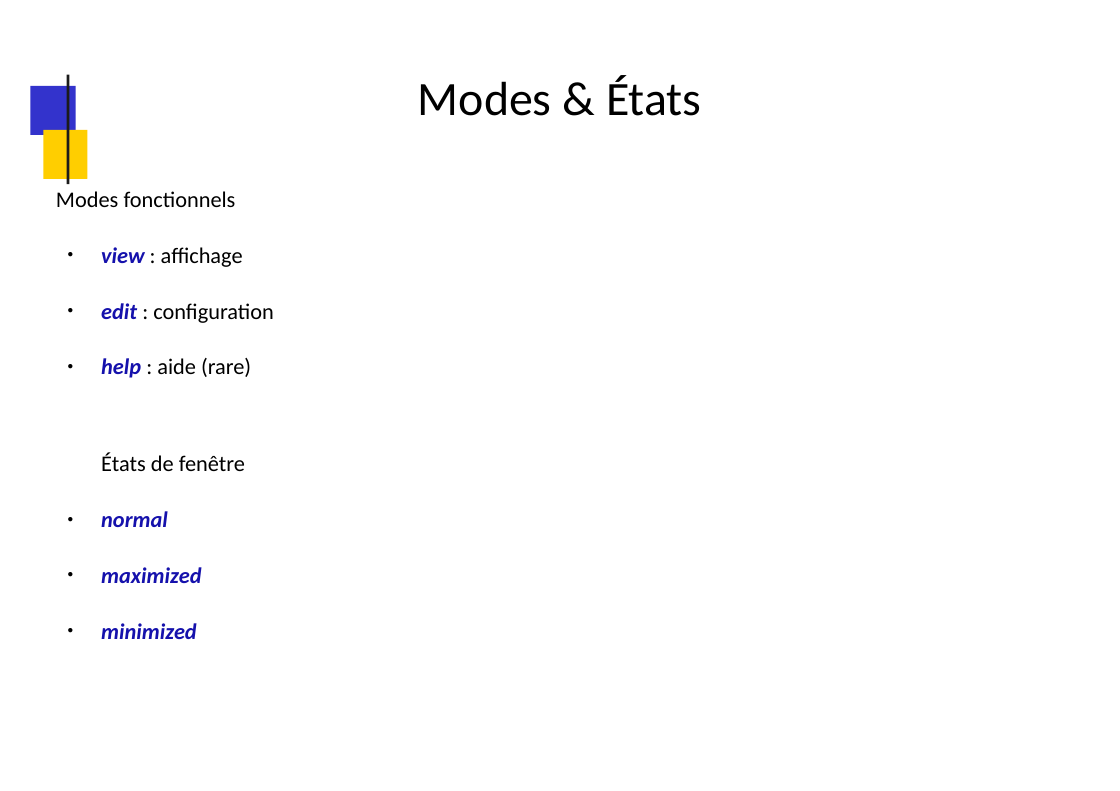
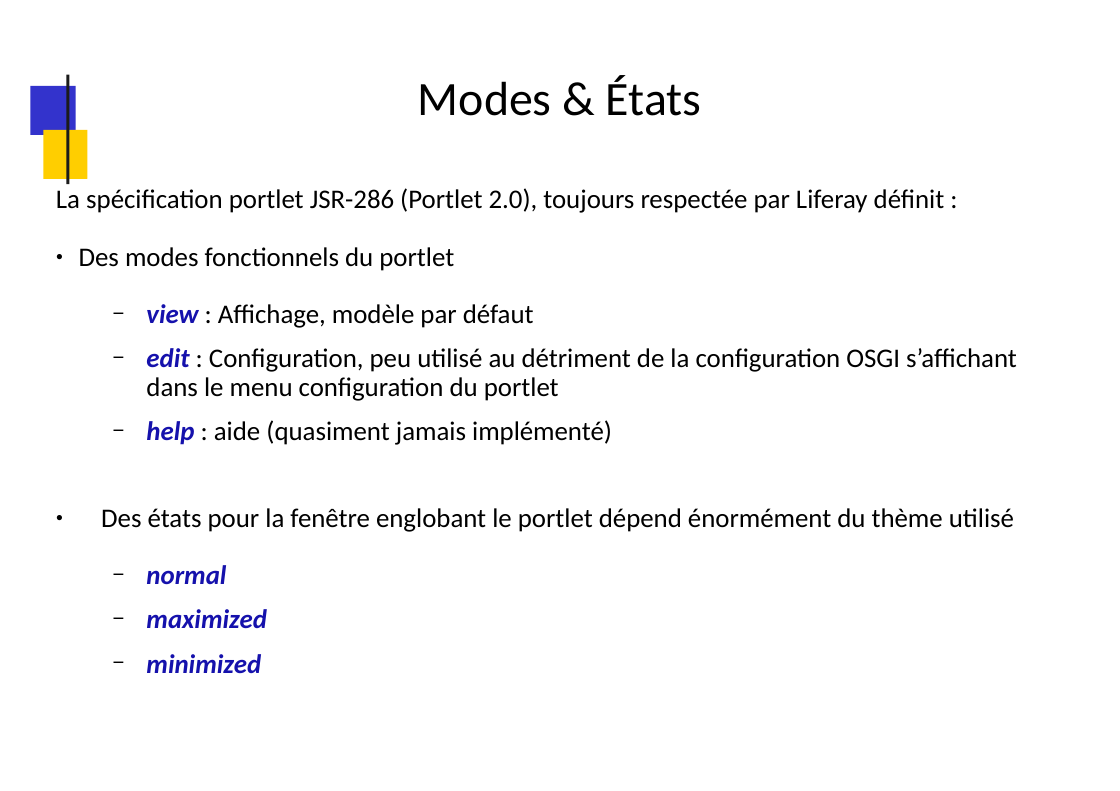
Before and after one commit to dthibau/liferay, a slide deck: slide 138 of Lrd7.pptx (slide 131 before the commit). Drawn at 1120x791 pixels with LibreOffice and Linux fonts; fonts in the diff are those of the drawing; background and template pictures are left out. Boxes give left, top, right and bottom in pixels: in the first picture for what was removed or moved away, otherwise in the second. Text is boxed around its words. In the diff, an @@ line names an element or a change of style, - is before the commit and + after.

```diff
--- a/Lrd7.pptx
+++ b/Lrd7.pptx
@@ text at (x1=56, y1=188, x2=1017, y2=532): text changed; size 16.8 to 20.2 pt @@
-Modes fonctionnels
-● view : affichage
-● edit : configuration
-● help : aide (rare)
-États de fenêtre
+La spécification portlet JSR-286 (Portlet 2.0), toujours respectée par Liferay définit :
+● Des modes fonctionnels du portlet
+  − view : Affichage, modèle par défaut
+  − edit : Configuration, peu utilisé au détriment de la configuration OSGI s’affichant dans le menu configuration du portlet
+  − help : aide (quasiment jamais implémenté)
+● Des états pour la fenêtre englobant le portlet dépend énormément du thème utilisé
@@ text at (x1=146, y1=565, x2=266, y2=673): size 16.8 to 20.2 pt in "normal", "maximized", "minimized"; bullet ● to −; list level 1 to 2 in "normal"; line spacing 1 to 0.9; list level 1 to 2 in "maximized"; list level 1 to 2 in "minimized" @@
```
Also in this commit, not shown: 61 other slides changed, 31 slides added, 12 slides removed, 5 other files.
